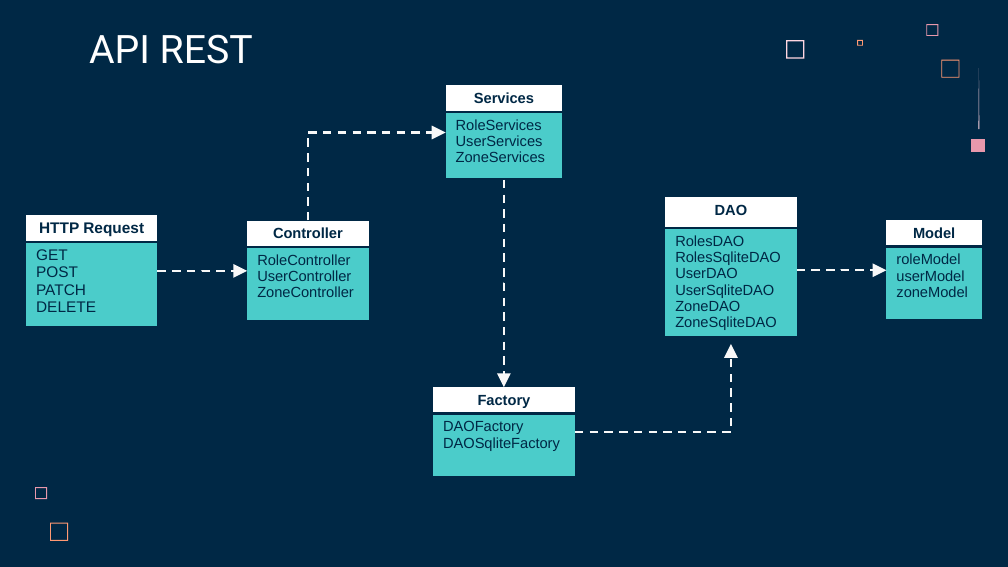
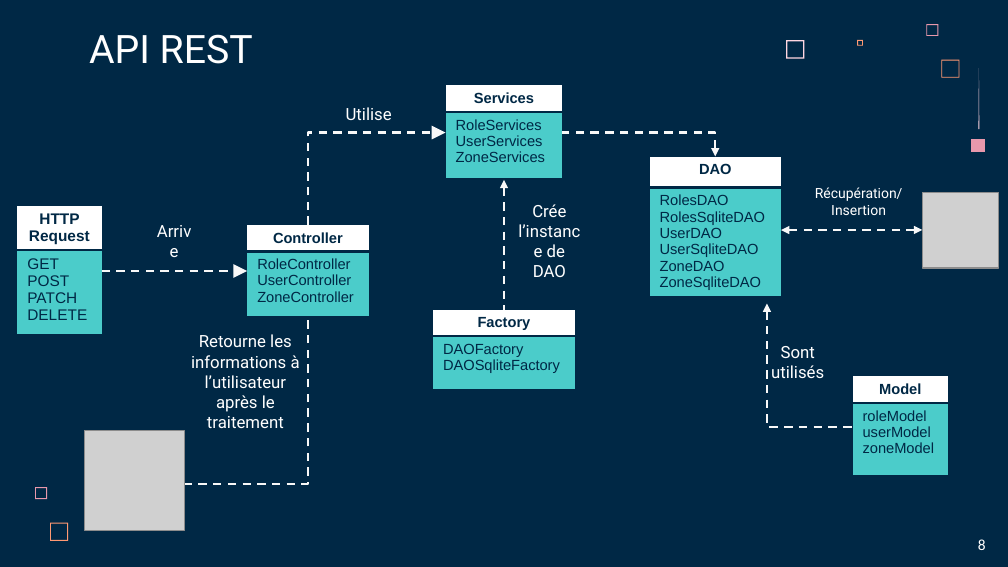
Before and after one commit to LoicSERRE/Projet-annuel-BUT3, a slide deck: slide 8 of Revue de projet/Diapo revue de projet.pptx. Drawn at 1008x567 pixels with LibreOffice and Linux fonts; fonts in the diff are those of the drawing; grey boxes stand for pictures. Boxes give left, top, right and bottom in pixels: in the first picture for what was removed or moved away, otherwise in the second. Text is boxed around its words. In the diff, an @@ line names an element or a change of style, - is before the commit and + after.

```diff
--- a/Revue de projet/Diapo revue de projet.pptx
+++ b/Revue de projet/Diapo revue de projet.pptx
@@ text added at bbox=[346, 107, 392, 120], 12 pt, text #FFFFFF @@
+Utilise
@@ elbow arrow moved from (308, 221) - (446, 133) to (308, 225) - (446, 133) @@
@@ elbow arrow added from (562, 133) to (716, 156), #F8F8F8 1.5 pt dashed @@
@@ elbow arrow moved from (504, 179) - (504, 387) to (504, 179) - (504, 309) @@
@@ elbow arrow (504, 179) - (504, 309): arrowheads changed @@
@@ table: place and size @@
-table at bbox=[665, 197, 796, 344]
+table at bbox=[649, 156, 780, 303]
@@ table: place and size @@
-table at bbox=[26, 215, 157, 328]
+table at bbox=[17, 206, 102, 337]
@@ text added at bbox=[518, 204, 580, 277], 12 pt, text #FFFFFF @@
+Crée l’instance de DAO
@@ text added at bbox=[815, 187, 903, 215], 10 pt, text #FFFFFF @@
+Récupération/Insertion
@@ picture added at bbox=[922, 192, 998, 267] @@
@@ text added at bbox=[143, 237, 205, 271], 12 pt, text #FFFFFF @@
+Arrive
@@ table: place and size @@
-table at bbox=[247, 221, 369, 322]
+table at bbox=[247, 225, 369, 318]
@@ elbow double arrow added from (781, 230) to (922, 230), #F8F8F8 1.5 pt dashed @@
@@ elbow arrow moved from (157, 271) - (247, 271) to (102, 271) - (247, 271) @@
@@ elbow arrow added from (308, 318) to (176, 484), #F8F8F8 1.5 pt dashed @@
@@ table: place and size @@
-table at bbox=[433, 387, 576, 478]
+table at bbox=[433, 309, 576, 390]
@@ elbow arrow moved from (796, 270) - (886, 270) to (767, 303) - (853, 426) @@
@@ elbow arrow (767, 303) - (853, 426): arrowheads changed @@
@@ text added at bbox=[191, 334, 300, 428], 12 pt, text #FFFFFF @@
+Retourne les informations à l’utilisateur après le traitement
@@ elbow arrow removed from (575, 432) to (731, 344) @@
@@ text added at bbox=[771, 346, 824, 378], 12 pt, text #FFFFFF @@
+Sont utilisés
@@ table: place and size @@
-table at bbox=[886, 220, 982, 321]
+table at bbox=[853, 376, 949, 477]
@@ picture added at bbox=[85, 431, 184, 531] @@
@@ text added at bbox=[978, 539, 986, 550], 11 pt, text #FFFFFF @@
+8
```
Also in this commit, not shown: 15 other slides changed, 1 slide added.
